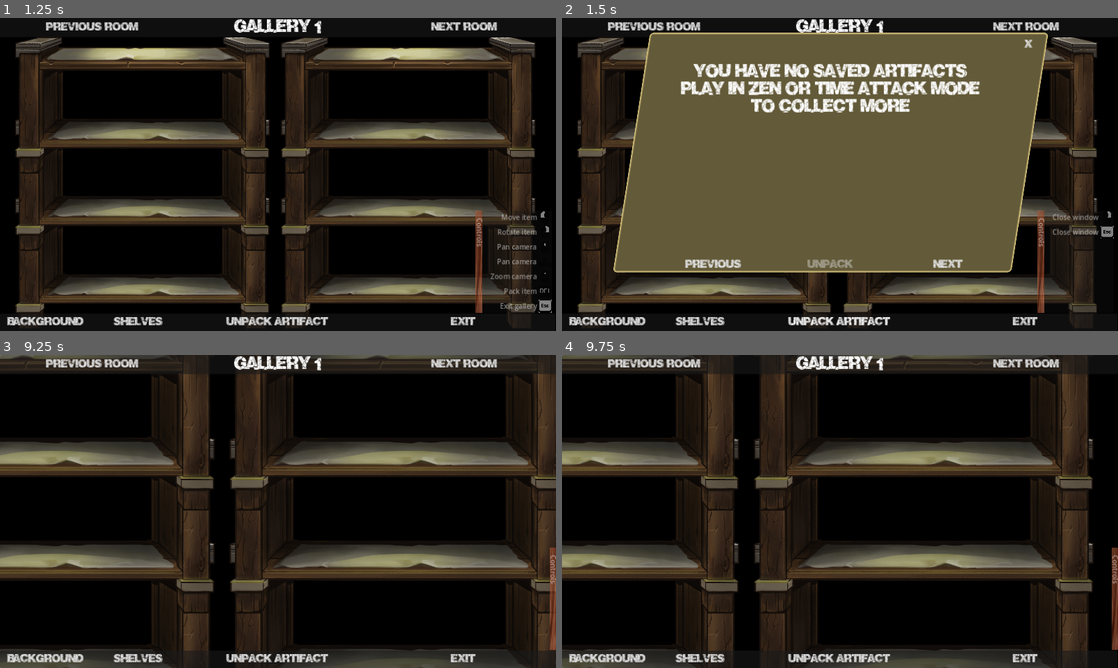
Above: before the commit, frames 1-4 (two rows, left to right).
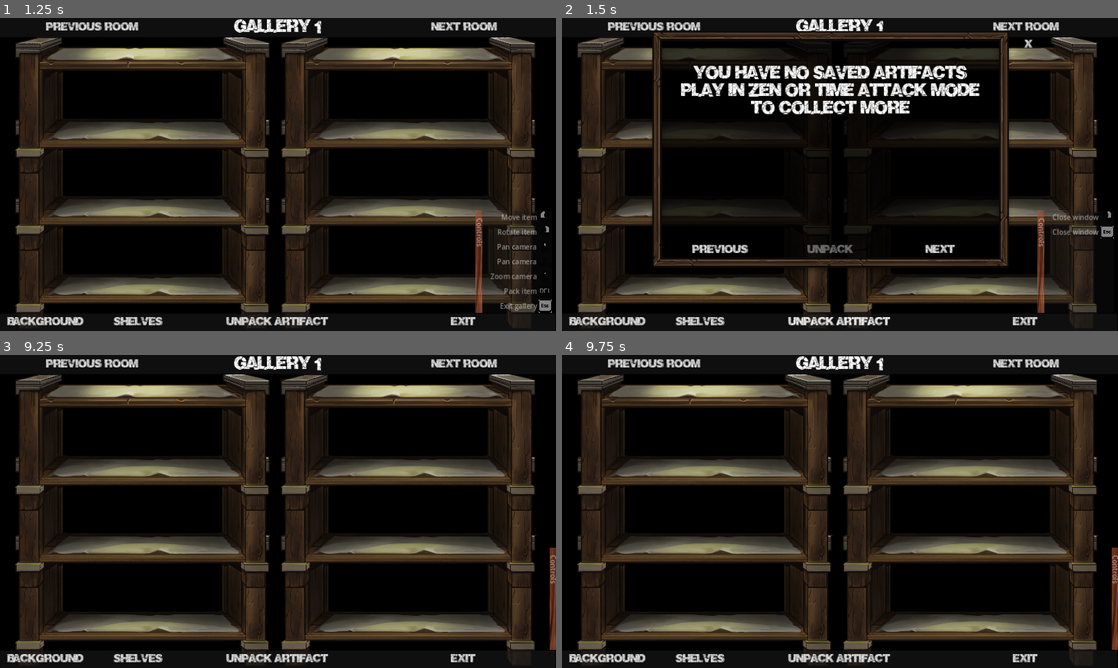
Above: after the commit, the same moments.

Repository: feyrkh/Exploratory
Game: Godot game, scene res://pottery/GalleryRoom.tscn
The game is run twice, just before and just after one commit, with the same random seed, the same clock (stepped at 60 frames per second) and the same inputs. This scene is started directly instead of the project's main scene. Sound files missing from this copy of the repository are replaced by a short silence.
Inputs (mouse positions are in pixels of both pictures, inside the frame that each line leads up to):
- Up to frame 1 (1.25 s): click "Previous room" at 0.5 s
- Up to frame 2 (1.5 s): click "Unpack Artifact" at 1.25 s
- Up to frame 3 (9.25 s): click "Previous" at 2 s; click "Next room" at 2.75 s; click "Next room" at 3.5 s; click "Next" at 4.25 s; click "Next" at 5 s; click "Shelves" at 5.75 s; click "Background" at 6.5 s; click "X" at 7.25 s; click "Controls" at 8 s; tap Enter at 8.75 s; move the mouse to (400, 495) at 8.77 s; hold D (right) from 8.78 s (still down); hold Shift (disable_collision) from 8.78 s (still down); click (400, 495) at 8.92 s; tap Mouse wheel up (zoom_in) at 9.05 s
- Up to frame 4 (9.75 s): release D (right) at 9.5 s; release Shift (disable_collision) at 9.5 s; drag from (728, 527) to (812, 574) at 9.52 s

Frame 1 is identical in both runs. In frame 2, 53% of the frame differs, in the area x 9-88%, y 4-82%; in frame 3, 56%, in the area x 0-100%, y 0-100%; in frame 4, 54%.

Commit message:
Gallery scaling, 9-patch window

Diff:
--- a/menu/PauseMenu.tscn
+++ b/menu/PauseMenu.tscn
@@ -17,10 +17,10 @@
 
 [node name="PanelContainer" type="PanelContainer" parent="."]
 layout_mode = 0
-offset_left = 210.0
-offset_top = 241.0
-offset_right = 1027.0
-offset_bottom = 473.0
+offset_left = 175.0
+offset_top = 192.0
+offset_right = 1106.0
+offset_bottom = 506.0
 mouse_filter = 1
 theme = ExtResource("2_gotgm")
 
--- a/pottery/ArcheologyItem.gd
+++ b/pottery/ArcheologyItem.gd
@@ -198,6 +198,7 @@
 		new_polygon.position = data[Fields.POSITION]
 		new_polygon.rotation = data[Fields.ROTATION]
 		new_polygon.polygon = data[Fields.POLYGON]
+		new_polygon.uv = new_polygon.polygon
 		var new_collision = CollisionPolygon2D.new()
 		new_collision.position = new_polygon.position
 		new_collision.rotation = new_polygon.rotation
@@ -354,7 +355,7 @@
 		total_edge_length += collision.polygon[i].distance_to(collision.polygon[j])
 	if _gallery_mode:
 		return 1
-	if polygon.uv == null or polygon.uv.size() == 0:
+	if polygon.uv.size() != collision.polygon.size():
 		polygon.uv = collision.polygon
 	var scar_trim_poly = Geometry2D.offset_polygon(collision.polygon, shatter_size+0.05)
 	for scar in scars.get_children():
@@ -928,19 +929,22 @@
 	Global.save_to_gallery.emit(self)
 
 func adjust_scale(scale_change:float):
-	adjusted_scale = scale_change
+	adjusted_scale = adjusted_scale*scale_change
 	for child in get_children():
 		if child is Polygon2D or child is CollisionPolygon2D:
 			child.position *= scale_change
 			child.polygon = _adjust_polygon_scale(child.polygon, scale_change)
-			if child.has("bounding_box"):
+			if "bounding_box" in child:
 				child.bounding_box = null
-			if "uv" in child:
-				child.uv = _adjust_polygon_scale(child.polygon, 1.0/adjusted_scale)
+			#if "uv" in child:
+			#	child.uv = _adjust_polygon_scale(child.polygon, 1.0/adjusted_scale)
 	for child in $Scars.get_children():
 		child.position *= scale_change
 		child.adjust_scale(scale_change)
 	for child in $ShardEdges.get_children():
+		child.position *= scale_change
+		child.adjust_scale(scale_change)
+	for child in $Glue.get_children():
 		child.position *= scale_change
 		child.adjust_scale(scale_change)
 	center = null
--- a/pottery/GalleryRoom.gd
+++ b/pottery/GalleryRoom.gd
@@ -29,6 +29,7 @@
 @onready var camera = find_child("Camera2D")
 @onready var fade_rect = find_child("FadeRect")
 @onready var control_hints:ControlHints = find_child("ControlHints")
+@onready var cursor_area:CursorArea = find_child("CursorArea")
 
 func _unhandled_input(event):
 	if event.is_action_pressed("ui_cancel"):
@@ -82,23 +83,33 @@
 func handle_camera_input(event:InputEvent):
 	#if event is InputEventMouseButton:
 		if event.is_action_pressed("zoom_in", true):
-			if camera.zoom.x >= 2:
-				camera.zoom += ZOOM_INCREMENT * 2
-			camera.zoom += ZOOM_INCREMENT
-			if camera.zoom.x > 4.0:
-				camera.zoom = Vector2(4, 4)
-			Global.camera_zoom_changed.emit(camera.zoom.x)
-			adjust_camera_limits()
-			get_viewport().set_input_as_handled()
+			if Input.is_action_pressed("disable_collision"):
+				var overlaps := cursor_area.get_overlaps().filter(func(i): return i is ArcheologyItem)
+				if overlaps.size() > 0 and overlaps[0].bounding_box.size.x < 1500 and overlaps[0].bounding_box.size.y < 1500:
+					overlaps[0].adjust_scale(1.1)
+			else:
+				if camera.zoom.x >= 2:
+					camera.zoom += ZOOM_INCREMENT * 2
+				camera.zoom += ZOOM_INCREMENT
+				if camera.zoom.x > 4.0:
+					camera.zoom = Vector2(4, 4)
+				Global.camera_zoom_changed.emit(camera.zoom.x)
+				adjust_camera_limits()
+				get_viewport().set_input_as_handled()
 		elif event.is_action_pressed("zoom_out", true):
-			if camera.zoom.x > 2:
-				camera.zoom -= ZOOM_INCREMENT * 2
-			camera.zoom -= ZOOM_INCREMENT
-			if camera.zoom.x < 0.3:
-				camera.zoom = Vector2(0.3, 0.3)
-			Global.camera_zoom_changed.emit(camera.zoom.x)
-			adjust_camera_limits()
-			get_viewport().set_input_as_handled()
+			if Input.is_action_pressed("disable_collision"):
+				var overlaps := cursor_area.get_overlaps().filter(func(i): return i is ArcheologyItem)
+				if overlaps.size() > 0 and overlaps[0].bounding_box.size.x > 100 and overlaps[0].bounding_box.size.y > 100:
+					overlaps[0].adjust_scale(0.9)
+			else:
+				if camera.zoom.x > 2:
+					camera.zoom -= ZOOM_INCREMENT * 2
+				camera.zoom -= ZOOM_INCREMENT
+				if camera.zoom.x < 0.3:
+					camera.zoom = Vector2(0.3, 0.3)
+				Global.camera_zoom_changed.emit(camera.zoom.x)
+				adjust_camera_limits()
+				get_viewport().set_input_as_handled()
 		elif event.is_action_pressed("camera_drag"):
 			if find_child("GalleryMenu").visible:
 				find_child("GalleryMenu").visible = false
@@ -136,6 +147,7 @@
 const ITEM_FIELD_ID := 0
 const ITEM_FIELD_POS := 1
 const ITEM_FIELD_ROT := 2
+const ITEM_FIELD_SCALE := 3
 func save_current_room():
 	if find_child("RoomLabelEdit").visible:
 		_on_room_label_edit_text_submitted(find_child("RoomLabelEdit").text)
@@ -143,7 +155,7 @@
 		gallery_rooms.append([])
 	var cur_room_items = []
 	for child in find_child("Items").get_children():
-		cur_room_items.append([child.gallery_id, child.global_position, child.global_rotation])
+		cur_room_items.append([child.gallery_id, child.global_position, child.global_rotation, child.adjusted_scale])
 	var room_name
 	if cur_background_img_idx == -1:
 		room_name = ""
@@ -233,8 +245,12 @@
 	var item_list = room_data[ROOM_FIELD_ITEMS]
 	for item_data in item_list:
 		var item = await unpack_gallery_item(item_data[ITEM_FIELD_ID])
+		var orig_mask = item.collision_mask
+		item.collision_mask = 0
 		item.global_position = item_data[ITEM_FIELD_POS]
 		item.global_rotation = item_data[ITEM_FIELD_ROT]
+		item.adjust_scale(item_data[ITEM_FIELD_SCALE])
+		item.collision_mask = orig_mask
 	cur_background_img_idx = background_imgs.find(room_data[ROOM_FIELD_BG_FILE])
 	shelf_configuration = room_data[ROOM_FIELD_SHELF_CONFIG]
 	await find_child("FadeRect").fade_in(FADE_TIME*2)
@@ -255,9 +271,12 @@
 func unpack_gallery_item(item_name:String) -> Node2D:
 	var item = await GalleryMgr.unpack_from_gallery(item_name, report_error)
 	if item != null:
+		var orig_mask = item.collision_mask
+		item.collision_mask = 0
 		find_child("Items").add_child(item)
 		item.gallery_mode()
 		item.global_position = get_viewport().get_camera_2d().get_screen_center_position() - item.bounding_box.size/2
+		item.collision_mask = orig_mask
 	gallery_items_unused.erase(item_name)
 	return item
 
@@ -362,9 +381,9 @@
 		9: set_shelf_config(["C1"])
 		10: set_shelf_config([])
 
-func set_shelf_config(items:Array[String], is_visible:=true):
+func set_shelf_config(items:Array[String], make_visible:=true):
 	for item in items:
-		find_child(item).visible = is_visible
+		find_child(item).visible = make_visible
 
 
 func _on_shelf_button_pressed():
--- a/pottery/GalleryRoom.tscn
+++ b/pottery/GalleryRoom.tscn
@@ -8,9 +8,13 @@
 [ext_resource type="PackedScene" uid="uid://dr6w8rungysm1" path="res://menu/gallery/GalleryMenu.tscn" id="4_gxinv"]
 [ext_resource type="PackedScene" uid="uid://btr4madyriyi0" path="res://util/FadeRect.tscn" id="5_0t2vs"]
 [ext_resource type="PackedScene" uid="uid://bpkmbst6b1h3" path="res://control_hints/ControlHints.tscn" id="7_yxhjm"]
+[ext_resource type="Script" path="res://pottery/CursorArea.gd" id="9_fhm20"]
 
 [sub_resource type="RectangleShape2D" id="RectangleShape2D_wqvk2"]
 size = Vector2(3644, 9187)
+
+[sub_resource type="CircleShape2D" id="CircleShape2D_cdxnh"]
+radius = 15.0
 
 [node name="GalleryRoom" type="Node2D"]
 script = ExtResource("1_2k2a3")
@@ -83,20 +87,20 @@
 collision_priority = 9999.0
 
 [node name="CollisionShape2D" type="CollisionShape2D" parent="ScreenCollisionBorders"]
-position = Vector2(-1823, 1510)
+position = Vector2(-2165, 1539)
 shape = SubResource("RectangleShape2D_wqvk2")
 
 [node name="CollisionShape2D2" type="CollisionShape2D" parent="ScreenCollisionBorders"]
-position = Vector2(6090, 1655)
+position = Vector2(6418, 1662)
 shape = SubResource("RectangleShape2D_wqvk2")
 
 [node name="CollisionShape2D3" type="CollisionShape2D" parent="ScreenCollisionBorders"]
-position = Vector2(2036, -1822)
+position = Vector2(2015, -2086)
 rotation = 1.5708
 shape = SubResource("RectangleShape2D_wqvk2")
 
 [node name="CollisionShape2D4" type="CollisionShape2D" parent="ScreenCollisionBorders"]
-position = Vector2(1749, 4218)
+position = Vector2(1720, 4589)
 rotation = 1.5708
 shape = SubResource("RectangleShape2D_wqvk2")
 
@@ -196,6 +200,15 @@
 
 [node name="FadeRect" parent="UI" instance=ExtResource("5_0t2vs")]
 visible = false
+
+[node name="CursorArea" type="Area2D" parent="."]
+collision_layer = 0
+collision_mask = 2
+input_pickable = false
+script = ExtResource("9_fhm20")
+
+[node name="CollisionShape2D" type="CollisionShape2D" parent="CursorArea"]
+shape = SubResource("CircleShape2D_cdxnh")
 
 [connection signal="pressed" from="UI/PanelContainer2/HBoxContainer/PreviousButton" to="." method="_on_previous_button_pressed"]
 [connection signal="gui_input" from="UI/PanelContainer2/HBoxContainer/RoomLabel" to="." method="_play_button_click_sound"]
@@ -209,3 +222,5 @@
 [connection signal="pressed" from="UI/PanelContainer/HBoxContainer/HBoxContainer/ShelfButton" to="." method="_on_shelf_button_pressed"]
 [connection signal="pressed" from="UI/PanelContainer/HBoxContainer/UnpackButton" to="." method="_on_unpack_button_pressed"]
 [connection signal="pressed" from="UI/PanelContainer/HBoxContainer/ExitButton" to="." method="_on_exit_button_pressed"]
+[connection signal="body_entered" from="CursorArea" to="CursorArea" method="_on_body_entered"]
+[connection signal="body_exited" from="CursorArea" to="CursorArea" method="_on_body_exited"]
--- a/pottery/ItemGlueEdge.gd
+++ b/pottery/ItemGlueEdge.gd
@@ -36,3 +36,8 @@
 	result.find_child("Polygon2D").material = $Polygon2D.material
 	result.find_child("Polygon2D").polygon = new_polygon
 	return result
+
+func adjust_scale(scale_change:float):
+	var child = polygon2d
+	for i in range(child.polygon.size()):
+		child.polygon[i] = child.polygon[i] * scale_change
--- a/pottery/ItemPolygon2D.gd
+++ b/pottery/ItemPolygon2D.gd
@@ -7,7 +7,7 @@
 	return save_data.map(func(image_save_data):
 		return image_save_data.get_save_data(weathering_save_data))
 
-var bounding_box:Rect2:
+var bounding_box:
 	get:
 		if bounding_box != null and bounding_box.size != Vector2.ZERO:
 			return bounding_box
--- a/pottery/ItemShardEdge.gd
+++ b/pottery/ItemShardEdge.gd
@@ -86,7 +86,7 @@
 	for child in get_children():
 		for i in range(child.points.size()):
 			child.points[i] = child.points[i] * scale_change
-			child.width *= scale_change
+		child.width *= scale_change
 
 static func convert_to_glue(line:Line2D, color:Color):
 	line.default_color = color
--- /dev/null
+++ b/theme/generic_window_01.tres
@@ -0,0 +1,16 @@
+[gd_resource type="StyleBoxTexture" load_steps=2 format=3 uid="uid://dlq8oehi1cths"]
+
+[ext_resource type="Texture2D" uid="uid://c3mxnwtpfrvho" path="res://art/window-generic01.png" id="1_53rfo"]
+
+[resource]
+texture = ExtResource("1_53rfo")
+texture_margin_left = 30.0
+texture_margin_top = 22.0
+texture_margin_right = 31.0
+texture_margin_bottom = 39.0
+expand_margin_left = 13.0
+expand_margin_top = 8.0
+expand_margin_right = 13.0
+expand_margin_bottom = 7.0
+axis_stretch_horizontal = 2
+axis_stretch_vertical = 2
--- a/theme/main_ui.tres
+++ b/theme/main_ui.tres
@@ -1,8 +1,8 @@
 [gd_resource type="Theme" load_steps=4 format=3 uid="uid://bvc652bwjujtl"]
 
-[ext_resource type="StyleBox" uid="uid://dprep5up7eysn" path="res://theme/main_ui_panel.tres" id="1_mtm7e"]
 [ext_resource type="FontFile" uid="uid://31qwtk37jy7j" path="res://theme/Crackvetica.ttf" id="1_xin2s"]
 [ext_resource type="StyleBox" uid="uid://cvj8odrh2o2ir" path="res://theme/style_box_invisible.tres" id="2_e1s68"]
+[ext_resource type="StyleBox" uid="uid://dlq8oehi1cths" path="res://theme/generic_window_01.tres" id="3_m2yvx"]
 
 [resource]
 Button/font_sizes/font_size = 22
@@ -16,4 +16,4 @@
 Label/fonts/font = ExtResource("1_xin2s")
 LineEdit/font_sizes/font_size = 34
 LineEdit/fonts/font = ExtResource("1_xin2s")
-PanelContainer/styles/panel = ExtResource("1_mtm7e")
+PanelContainer/styles/panel = ExtResource("3_m2yvx")
Binary file added: art/window-generic01.png
Not shown, added: art/window-generic01.png.import
Not shown: 1 places in pottery/GalleryRoom.tscn that only renumber resources
